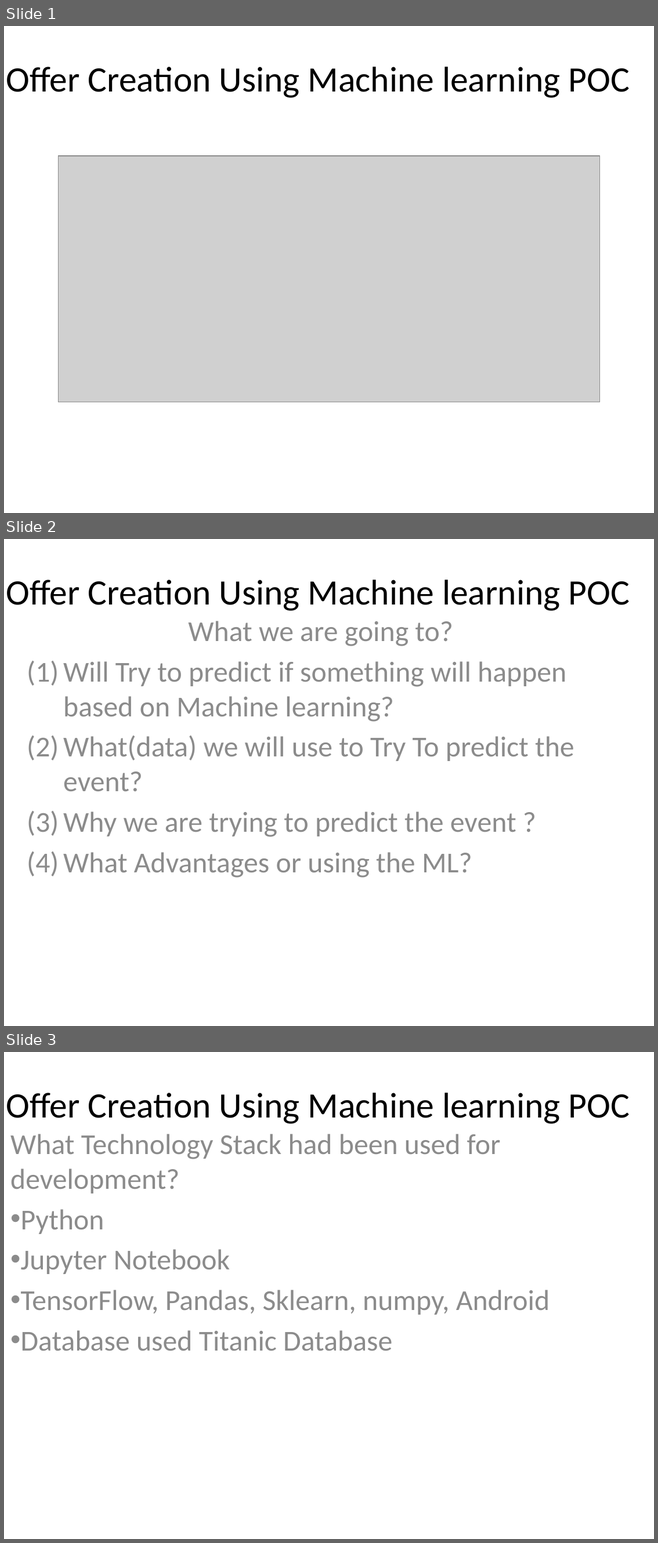
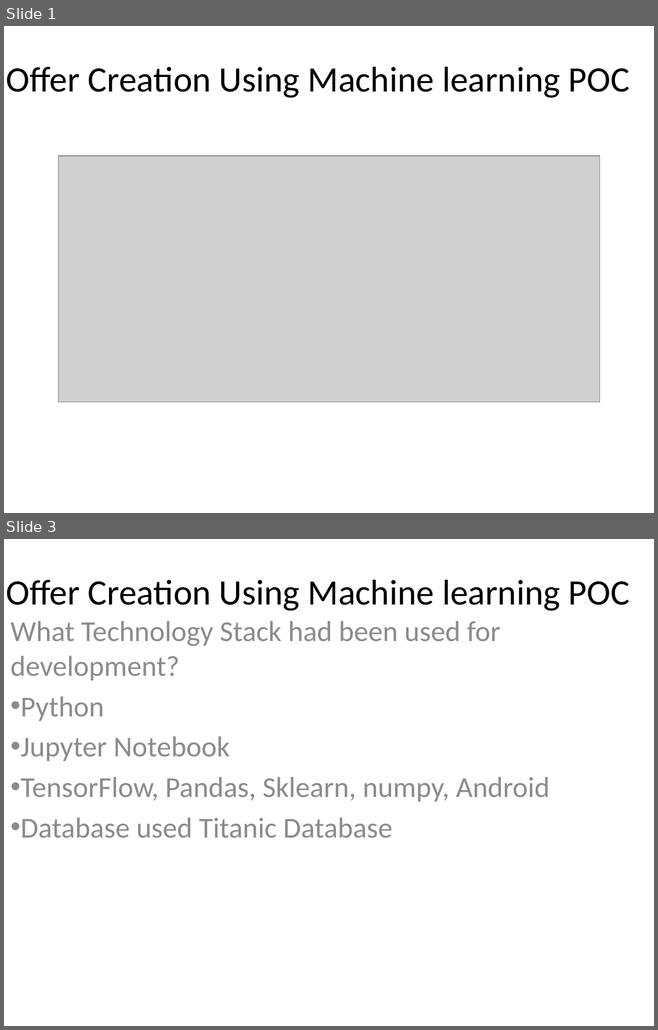
Before and after one commit to AvinashTiwari/Artifical-intelligence, a slide deck: Poc_Titanic/Binary_Decision_ML.pptx. Shown one above the other, each under a label of ours: slides 1, 2 and 3 before the commit, slides 1 and 3 after it; the slides between them are not shown. The pictures are 658x1543 and 658x1030 pixels, drawn with LibreOffice and Linux fonts; fonts in the diff are those of the drawing; grey boxes stand for pictures. Boxes give left, top, right and bottom in pixels: in the first picture for what was removed or moved away, otherwise in the second. Text is boxed around its words. In the diff, an @@ line names an element or a change of style, - is before the commit and + after.

```diff
--- a/Poc_Titanic/Binary_Decision_ML.pptx
+++ b/Poc_Titanic/Binary_Decision_ML.pptx
@@ slide 2 removed at <box>4,539,654,1026</box>, background #FFFFFF @@
@@ title removed at <box>6,580,629,611</box> @@
-Offer Creation Using Machine learning POC
@@ subtitle removed at <box>63,621,574,878</box> @@
-What we are going to?
-(1) Will Try to predict if something will happen based on Machine learning?
-(2) What(data) we will use to Try To predict the event?
-(3) Why we are trying to predict the event ?
-(4) What Advantages or using the ML?
```
Also in this commit, not shown: 1 slide changed, 1 slide added, 3 other files.
